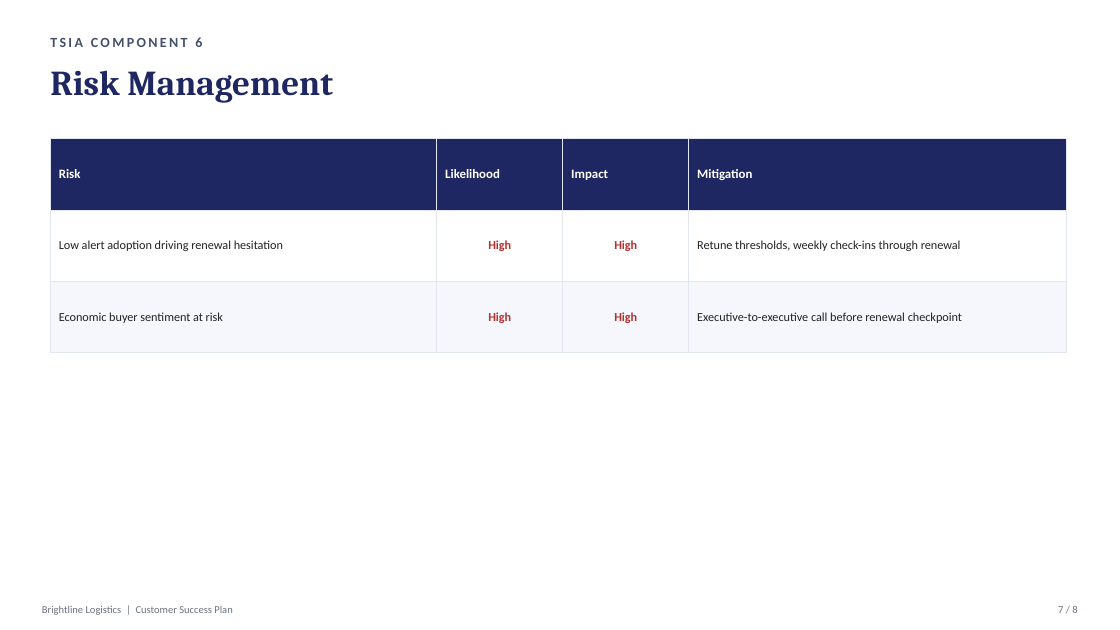
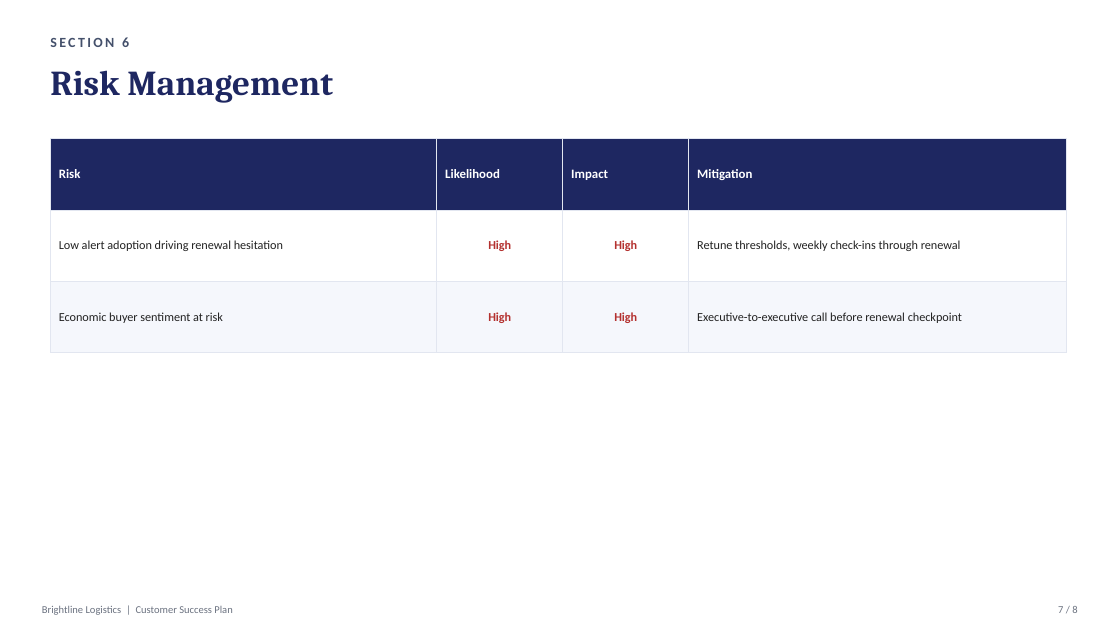
Before and after one commit to melissamcgowan/Success-Plan-Generator, a slide deck: slide 8 of Success Plan - Brightline Logistics.pptx. Drawn at 1120x630 pixels with LibreOffice and Linux fonts; fonts in the diff are those of the drawing. Boxes give left, top, right and bottom in pixels: in the first picture for what was removed or moved away, otherwise in the second. Text is boxed around its words. In the diff, an @@ line names an element or a change of style, - is before the commit and + after.

```diff
--- a/Success Plan - Brightline Logistics.pptx
+++ b/Success Plan - Brightline Logistics.pptx
@@ text at <box>50,37,129,47</box>: text changed @@
-TSIA COMPONENT 6
+SECTION 6
```
Also in this commit, not shown: 5 other slides changed, 1 slide added, 1 slide removed, 6 other files.
